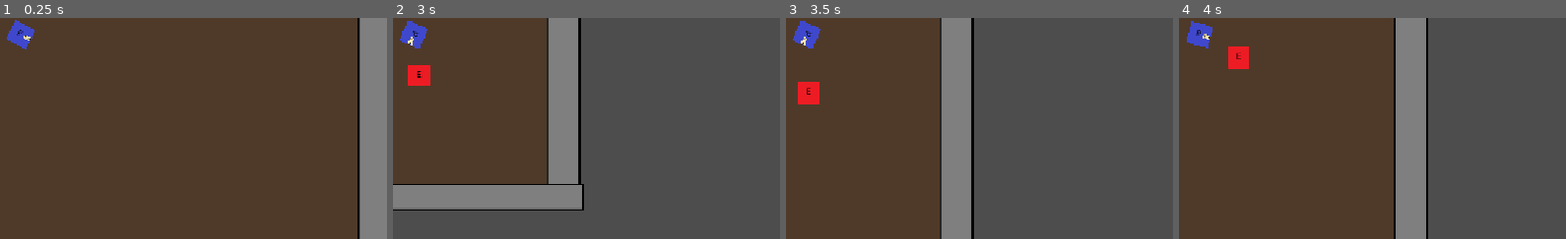
Above: before the commit, frames 1-4 (left to right).
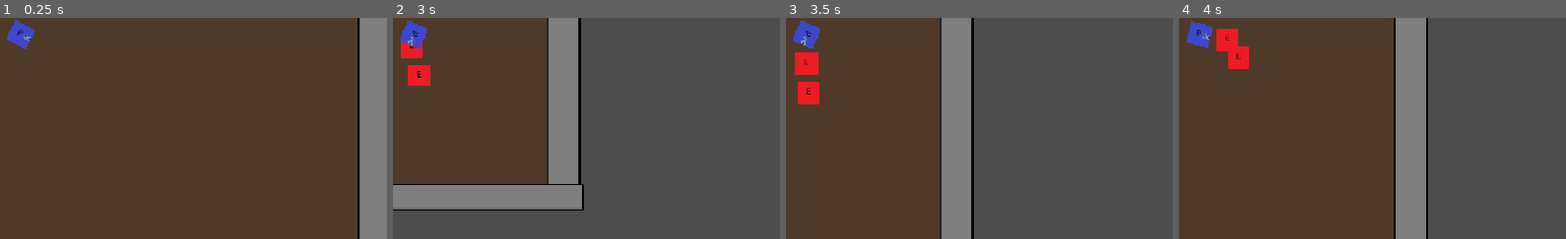
Above: after the commit, the same moments.

Repository: RJField/JazzySnazzy
Game: Godot game, scene res://src/levels/World.tscn
Two runs of this game, one before a commit and one after it. Both use one fixed random seed, a clock stepped at 60 frames per second and the inputs below.
Inputs (mouse positions are % of the whole screen's width and height, from its top left):
- Up to frame 1 (0.25 s): no input
- Up to frame 2 (3 s): tap Enter at 0.5 s; move the mouse to (73, 45) at 0.52 s; press the mouse at (73, 45) at 0.53 s; hold D (move_right) 0.53-1.28 s; move the mouse to (30, 55) at 1.27 s; release the mouse at (30, 55) at 1.28 s; hold S (move_down) 1.28-2.03 s; click (30, 55) at 1.35 s; move the mouse to (61, 28) at 2.02 s; press the mouse at (61, 28) at 2.03 s; hold D (move_right) 2.03-2.78 s; move the mouse to (46, 70) at 2.77 s; release the mouse at (46, 70) at 2.78 s; hold W (move_up) from 2.78 s (still down); click (46, 70) at 2.85 s
- Up to frame 3 (3.5 s): keep holding W (move_up)
- Up to frame 4 (4 s): move the mouse to (81, 65) at 3.52 s; release W (move_up) at 3.53 s; press the mouse at (81, 65) at 3.53 s; hold A (move_left) from 3.53 s (still down)
The pictures show only the part of the screen within x 48-98%, y 46-96%; the shares and areas given below are measured in that part.

The runs differ from the first frame. In frame 1, less than 0.1% of the frame differs, in the area x 6-8%, y 8-11%; in frame 2, 0.4%; in frame 3, 0.7%, in the area x 2-9%, y 8-26%; in frame 4, 0.5%.

Commit message:
added reward loop to rooms, spawning a new weapon (as of today) from a predetermined loot pool. this functions similarly to how enemy spawners work

Diff:
--- a/src/entities/player/Player.gd
+++ b/src/entities/player/Player.gd
@@ -20,7 +20,6 @@
     var initial_weapon_loadout: WeaponLoadout = WeaponLoadout.new()
     initial_weapon_loadout.def = starting_wdef
     equip(initial_weapon_loadout)
-
 
 func _unhandled_input(event: InputEvent) -> void:
     if event.is_action_pressed("attack"):
--- a/src/entities/player/Player.tscn
+++ b/src/entities/player/Player.tscn
@@ -4,7 +4,7 @@
 [ext_resource type="Texture2D" uid="uid://couomoqhgtprs" path="res://assets/placeholder/sprites/placeholders/player.png" id="1_vna0p"]
 [ext_resource type="PackedScene" uid="uid://wr5a544fxf2n" path="res://src/weapons/Bullet.tscn" id="2_lvau8"]
 [ext_resource type="PackedScene" uid="uid://cojkk48pi8e2o" path="res://src/entities/components/HealthComponent.tscn" id="2_vna0p"]
-[ext_resource type="Resource" uid="uid://txl852t2xhfx" path="res://src/weapons/Sniper.tres" id="4_j0f6w"]
+[ext_resource type="Resource" uid="uid://gnhncq81ktu5" path="res://src/weapons/BasePistol.tres" id="4_j0f6w"]
 [ext_resource type="PackedScene" uid="uid://1ieh58vj2okx" path="res://src/weapons/Weapon.tscn" id="5_gc66i"]
 [ext_resource type="PackedScene" uid="uid://c5wf8h1swolui" path="res://src/entities/components/HurtboxComponent.tscn" id="5_lvau8"]
 
--- a/src/levels/Encounter.gd
+++ b/src/levels/Encounter.gd
@@ -19,6 +19,12 @@
 func fill_spawners() -> Array:
     var room = get_parent()
     return get_tree().get_nodes_in_group("spawners").filter(
+        func(s): return room.is_ancestor_of(s)
+    )
+
+func fill_reward_spawners() -> Array:
+    var room = get_parent()
+    return get_tree().get_nodes_in_group("rewardspawners").filter(
         func(s): return room.is_ancestor_of(s)
     )
 
--- a/src/levels/World.gd
+++ b/src/levels/World.gd
@@ -44,7 +44,7 @@
 func _on_room_complete() -> void:
     var next = get_next_room()
     if next:
-        print("room completed!")
+        print("from world.gd: room completed!")
 
 func get_next_room() -> Room:
     var room_index = all_rooms.find(current_room) + 1
--- a/src/levels/World.tscn
+++ b/src/levels/World.tscn
@@ -1,7 +1,7 @@
 [gd_scene format=3 uid="uid://c0khtv6sqdo3k"]
 
 [ext_resource type="Script" uid="uid://dufujigxxwrlj" path="res://src/levels/World.gd" id="1_0y64f"]
-[ext_resource type="PackedScene" uid="uid://cu0dwvqcmpi7h" path="res://src/levels/Room.tscn" id="1_42t1m"]
+[ext_resource type="PackedScene" uid="uid://cu0dwvqcmpi7h" path="res://src/levels/rooms/Room.tscn" id="1_42t1m"]
 [ext_resource type="PackedScene" uid="uid://db1rrth7mybvq" path="res://src/entities/player/Player.tscn" id="2_0y64f"]
 
 [node name="World" type="Node2D" unique_id=1142075950]
--- a/src/levels/Door.tscn
+++ b/src/levels/room_content/Door.tscn
@@ -1,6 +1,6 @@
 [gd_scene format=3 uid="uid://bm3aecdgq8r1j"]
 
-[ext_resource type="Script" uid="uid://bk8qg1wyiench" path="res://src/levels/Door.gd" id="1_yc4pm"]
+[ext_resource type="Script" uid="uid://bk8qg1wyiench" path="res://src/levels/room_content/Door.gd" id="1_yc4pm"]
 [ext_resource type="Texture2D" uid="uid://bhjxi4ne00hxw" path="res://assets/placeholder/sprites/placeholders/door.png" id="2_tdpyn"]
 
 [sub_resource type="RectangleShape2D" id="RectangleShape2D_hibjq"]
--- /dev/null
+++ b/src/levels/room_content/Pickup.gd
@@ -0,0 +1,19 @@
+extends Area2D
+
+var _def
+
+func _ready() -> void:
+    body_entered.connect(_on_body_entered)
+
+func configure(def):
+    _def = def
+    $Sprite2D.texture = def.base_sprite
+    return
+
+func _on_body_entered(body : CharacterBody2D):
+    if body.is_in_group("player"):
+        var loadout = WeaponLoadout.new()
+        loadout.def = _def
+        body.equip(loadout)
+        queue_free()
+    return
--- /dev/null
+++ b/src/levels/room_content/Pickup.tscn
@@ -0,0 +1,16 @@
+[gd_scene format=3 uid="uid://3rgtc1i1ne4n"]
+
+[ext_resource type="Script" uid="uid://dd3j0p6itk1wu" path="res://src/levels/room_content/Pickup.gd" id="1_emlcq"]
+
+[sub_resource type="RectangleShape2D" id="RectangleShape2D_8s4bh"]
+size = Vector2(15, 15)
+
+[node name="Pickup" type="Area2D" unique_id=2008350876]
+collision_layer = 0
+collision_mask = 2
+script = ExtResource("1_emlcq")
+
+[node name="Sprite2D" type="Sprite2D" parent="." unique_id=1258758534]
+
+[node name="CollisionShape2D" type="CollisionShape2D" parent="." unique_id=1221343146]
+shape = SubResource("RectangleShape2D_8s4bh")
--- /dev/null
+++ b/src/levels/room_content/RewardSpawner.gd
@@ -0,0 +1,34 @@
+class_name RewardSpawner extends Marker2D
+
+@export var reward_pool : Array = []
+@export var container : Node2D
+
+func _ready() -> void:
+    add_to_group("rewardspawners")
+    return
+
+#took this from the enemy spawner -> will need to check on the pick random function
+func _spawn_pool_picker(pool: Array):
+    if pool.is_empty():
+        return
+    return pool.pick_random()
+
+#doesnt pass anything into spawn() (different from enemy spawner, which required a target)
+func spawn() -> void:
+    print("spawn was called for rewards")
+    if container == null:
+        push_error("Container null for spawner")
+        return
+    var chosen = _spawn_pool_picker(reward_pool)
+    if chosen == null:
+        push_error("chosen null for reward spawner")
+        return
+    if chosen.scene == null:
+        push_error("Chosen scene null for reward spawner")
+        return
+    var reward = chosen.scene.instantiate()
+    container.add_child(reward)
+    reward.configure(chosen)
+    reward.global_position = global_position
+    print("reward position = ", reward.global_position)
+    return
--- /dev/null
+++ b/src/levels/room_content/RewardSpawner.tscn
@@ -0,0 +1,9 @@
+[gd_scene format=3 uid="uid://dl8p4davrmsqg"]
+
+[ext_resource type="Script" uid="uid://c5yj0ahmasapf" path="res://src/levels/room_content/RewardSpawner.gd" id="1_lsgrx"]
+[ext_resource type="Resource" uid="uid://gnhncq81ktu5" path="res://src/weapons/BasePistol.tres" id="2_ofw3w"]
+[ext_resource type="Resource" uid="uid://txl852t2xhfx" path="res://src/weapons/Sniper.tres" id="3_7cias"]
+
+[node name="RewardSpawner" type="Marker2D" unique_id=1106889573]
+script = ExtResource("1_lsgrx")
+reward_pool = [ExtResource("2_ofw3w"), ExtResource("3_7cias")]
--- a/src/levels/Spawner.tscn
+++ b/src/levels/room_content/Spawner.tscn
@@ -1,6 +1,6 @@
 [gd_scene format=3 uid="uid://cxtqsqgsg3f4u"]
 
-[ext_resource type="Script" uid="uid://bfbbyk4756ciu" path="res://src/levels/Spawner.gd" id="1_xpt8c"]
+[ext_resource type="Script" uid="uid://bfbbyk4756ciu" path="res://src/levels/room_content/Spawner.gd" id="1_xpt8c"]
 [ext_resource type="Script" uid="uid://cjdvlx48btii3" path="res://src/entities/enemies/EnemyData.gd" id="2_ccsba"]
 [ext_resource type="Resource" uid="uid://bc70vgxh3l6ey" path="res://src/entities/enemies/slime.tres" id="3_tp1ie"]
 
--- a/src/levels/Room.gd
+++ b/src/levels/rooms/Room.gd
@@ -19,6 +19,9 @@
     floor_area.body_exited.connect(_on_body_exited)
     for door in get_doors():
         room_complete.connect(door.unlock)
+    for rewardspawner in fill_reward_spawners():
+        print("reward spawner connected:", rewardspawner)
+        room_complete.connect(rewardspawner.spawn)
 
 func _on_body_entered(body: Node):
     if not body.is_in_group("player"):
@@ -43,3 +46,8 @@
 
 func set_player(body: CharacterBody2D) -> void:
     encounter.set_player(body)
+
+func fill_reward_spawners() -> Array:
+    return get_tree().get_nodes_in_group("rewardspawners").filter(
+        func(s): return is_ancestor_of(s)
+    )
--- a/src/levels/Room.tscn
+++ b/src/levels/rooms/Room.tscn
@@ -1,17 +1,18 @@
 [gd_scene format=3 uid="uid://cu0dwvqcmpi7h"]
 
-[ext_resource type="Script" uid="uid://cd84v56ufuvx1" path="res://src/levels/Room.gd" id="1_ewo0c"]
+[ext_resource type="Script" uid="uid://cd84v56ufuvx1" path="res://src/levels/rooms/Room.gd" id="1_ewo0c"]
 [ext_resource type="Texture2D" uid="uid://dbxtlb0b3cyuo" path="res://assets/placeholder/sprites/placeholders/short_wall_50x700.png" id="2_7o6nb"]
-[ext_resource type="PackedScene" uid="uid://cxtqsqgsg3f4u" path="res://src/levels/Spawner.tscn" id="2_vs3x7"]
+[ext_resource type="PackedScene" uid="uid://cxtqsqgsg3f4u" path="res://src/levels/room_content/Spawner.tscn" id="2_vs3x7"]
 [ext_resource type="Resource" uid="uid://gv5xchtq5ofh" path="res://src/entities/enemies/goblin.tres" id="3_evsmo"]
 [ext_resource type="Script" uid="uid://cjdvlx48btii3" path="res://src/entities/enemies/EnemyData.gd" id="3_uri12"]
 [ext_resource type="Texture2D" uid="uid://5poytskxilta" path="res://assets/placeholder/sprites/placeholders/long_wall_1100x40.png" id="3_w3v2l"]
 [ext_resource type="Resource" uid="uid://bc70vgxh3l6ey" path="res://src/entities/enemies/slime.tres" id="4_b7ysx"]
 [ext_resource type="AudioStream" uid="uid://bo2yqlnp7kmb8" path="res://assets/placeholder/audio/background.mp3" id="5_uri12"]
-[ext_resource type="PackedScene" uid="uid://buc0hbyufm2af" path="res://src/levels/RoomState.tscn" id="7_5ck08"]
-[ext_resource type="Script" uid="uid://2fp123sqnmhh" path="res://src/levels/RoomState.gd" id="9_6lgt5"]
+[ext_resource type="PackedScene" uid="uid://buc0hbyufm2af" path="res://src/levels/rooms/RoomState.tscn" id="7_5ck08"]
+[ext_resource type="PackedScene" uid="uid://dl8p4davrmsqg" path="res://src/levels/room_content/RewardSpawner.tscn" id="8_skw3c"]
+[ext_resource type="Script" uid="uid://2fp123sqnmhh" path="res://src/levels/rooms/RoomState.gd" id="9_6lgt5"]
 [ext_resource type="PackedScene" uid="uid://i4u3pgb7il7n" path="res://src/levels/Encounter.tscn" id="9_fdkvs"]
-[ext_resource type="PackedScene" uid="uid://bm3aecdgq8r1j" path="res://src/levels/Door.tscn" id="10_fdkvs"]
+[ext_resource type="PackedScene" uid="uid://bm3aecdgq8r1j" path="res://src/levels/room_content/Door.tscn" id="10_fdkvs"]
 [ext_resource type="Texture2D" uid="uid://cg637vxtw72vn" path="res://assets/placeholder/sprites/placeholders/floor.png" id="11_w3v2l"]
 
 [sub_resource type="RectangleShape2D" id="RectangleShape2D_hibjq"]
@@ -85,6 +86,10 @@
 spawn_pool = Array[ExtResource("3_uri12")]([ExtResource("4_b7ysx"), ExtResource("3_evsmo")])
 container = NodePath("../Entities")
 
+[node name="RewardSpawner" parent="." unique_id=1106889573 node_paths=PackedStringArray("container") instance=ExtResource("8_skw3c")]
+position = Vector2(0, -90)
+container = NodePath("../Entities")
+
 [node name="AudioStreamPlayer" type="AudioStreamPlayer" parent="." unique_id=138424923]
 stream = ExtResource("5_uri12")
 volume_db = -3.0
--- a/src/weapons/BasePistol.tres
+++ b/src/weapons/BasePistol.tres
@@ -3,10 +3,12 @@
 [ext_resource type="Texture2D" uid="uid://dmj21wvsqeu70" path="res://assets/placeholder/sprites/placeholders/weapon_1.png" id="1_5dwrv"]
 [ext_resource type="Script" uid="uid://bqofxvx82bh4" path="res://src/weapons/WeaponDef.gd" id="1_kf5ad"]
 [ext_resource type="PackedScene" uid="uid://wr5a544fxf2n" path="res://src/weapons/Bullet.tscn" id="1_yfcfv"]
+[ext_resource type="PackedScene" uid="uid://3rgtc1i1ne4n" path="res://src/levels/room_content/Pickup.tscn" id="3_rx24d"]
 
 [resource]
 script = ExtResource("1_kf5ad")
 display_name = "Base Pistol"
 base_sprite = ExtResource("1_5dwrv")
+scene = ExtResource("3_rx24d")
 projectile = ExtResource("1_yfcfv")
 metadata/_custom_type_script = "uid://bqofxvx82bh4"
--- a/src/weapons/Bullet.gd
+++ b/src/weapons/Bullet.gd
@@ -19,4 +19,3 @@
 
 func set_damage(damage: float) -> void:
     hitbox.damage_amount = damage
-    print("damage set to ", hitbox.damage_amount)
--- a/src/weapons/Sniper.tres
+++ b/src/weapons/Sniper.tres
@@ -3,10 +3,12 @@
 [ext_resource type="Texture2D" uid="uid://che35f4aix6s0" path="res://assets/placeholder/sprites/placeholders/weapon_2.png" id="1_4sd1p"]
 [ext_resource type="Script" uid="uid://bqofxvx82bh4" path="res://src/weapons/WeaponDef.gd" id="1_pbb1b"]
 [ext_resource type="PackedScene" uid="uid://wr5a544fxf2n" path="res://src/weapons/Bullet.tscn" id="1_snts1"]
+[ext_resource type="PackedScene" uid="uid://3rgtc1i1ne4n" path="res://src/levels/room_content/Pickup.tscn" id="3_pqa1s"]
 
 [resource]
 script = ExtResource("1_pbb1b")
 base_sprite = ExtResource("1_4sd1p")
+scene = ExtResource("3_pqa1s")
 weapon_base_damage = 300.0
 fire_rate = 0.2
 projectile = ExtResource("1_snts1")
--- a/src/weapons/WeaponDef.gd
+++ b/src/weapons/WeaponDef.gd
@@ -4,6 +4,7 @@
 #weapon description and art
 @export var display_name: String
 @export var base_sprite: Texture2D
+@export var scene : PackedScene
 
 #weapon stats
 @export var weapon_base_damage: float = 10.0
Renamed: src/levels/Door.gd -> src/levels/room_content/Door.gd
Renamed: src/levels/Door.gd.uid -> src/levels/room_content/Door.gd.uid
Not shown, added: src/levels/room_content/Pickup.gd.uid
Not shown, added: src/levels/room_content/RewardSpawner.gd.uid
Renamed: src/levels/Spawner.gd -> src/levels/room_content/Spawner.gd
Renamed: src/levels/Spawner.gd.uid -> src/levels/room_content/Spawner.gd.uid
Renamed: src/levels/Room.gd.uid -> src/levels/rooms/Room.gd.uid
Renamed: src/levels/RoomState.gd -> src/levels/rooms/RoomState.gd
Renamed: src/levels/RoomState.gd.uid -> src/levels/rooms/RoomState.gd.uid
Renamed: src/levels/RoomState.tscn -> src/levels/rooms/RoomState.tscn
